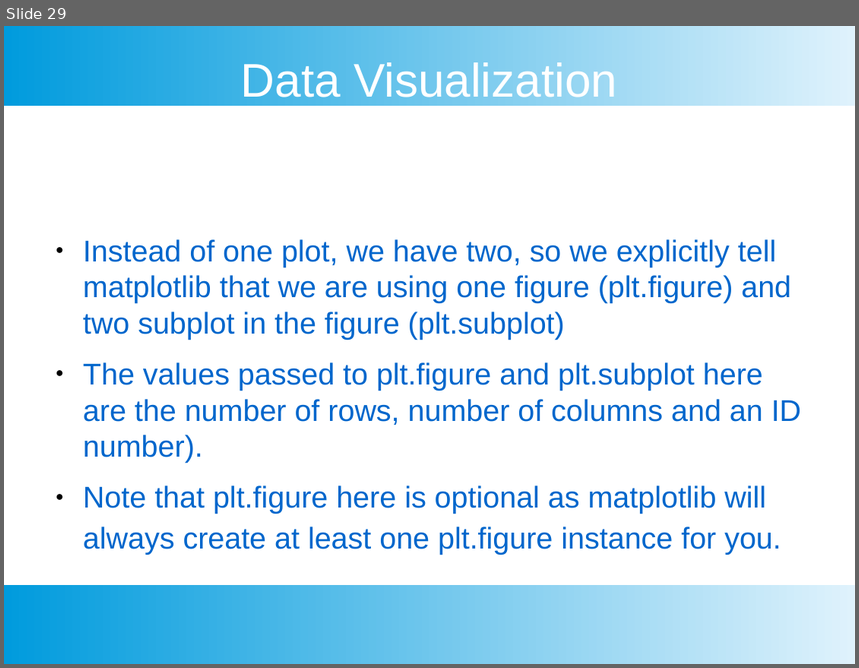
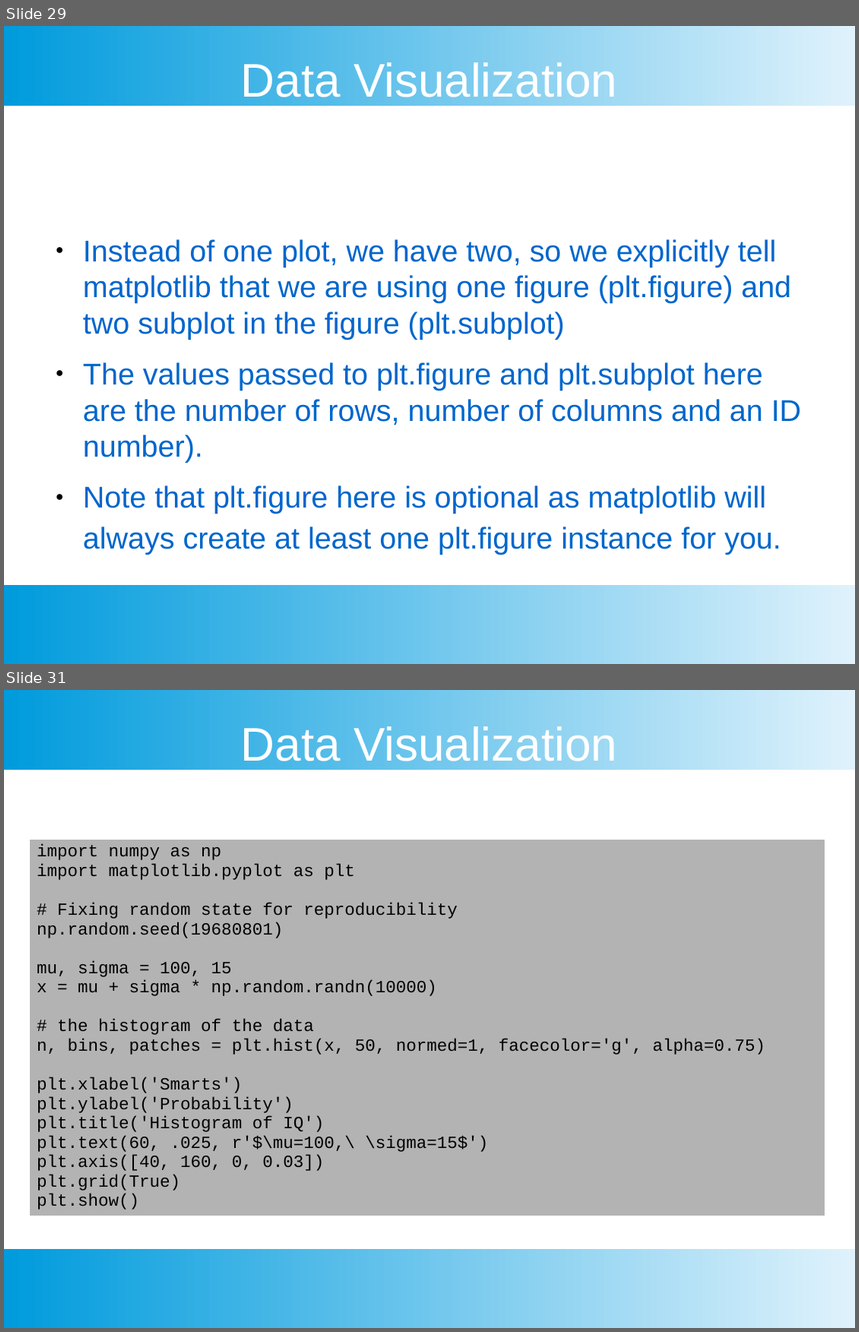
Before and after one commit to chankeypathak/CitiDataScience, a slide deck: docs/Module 3.pptx. Shown one above the other, each under a label of ours: slide 29 before the commit, slides 29 and 31 after it; the slides between them are not shown. The pictures are 859x668 and 859x1332 pixels, drawn with LibreOffice and Linux fonts; fonts in the diff are those of the drawing. Boxes give left, top, right and bottom in pixels: in the first picture for what was removed or moved away, otherwise in the second. Text is boxed around its words. In the diff, an @@ line names an element or a change of style, - is before the commit and + after.

Commit message:
Finished first draft of Module 3.  Module 2 reworked for Numpy and Pandas introductions

```diff
--- a/docs/Module 3.pptx
+++ b/docs/Module 3.pptx
@@ slide 31 added at [4,690,855,1328], background #FFFFFF; not listed: 2 template elements that a slide beside it also shows @@
@@ text added at [241,723,617,770], 44 pt, text #FFFFFF @@
+Data Visualization
@@ table added at [30,839,825,1213], 1 rows, 1 columns @@
+import numpy as np / import matplotlib.pyplot as plt / # Fixing random state for reproducibility / np.random.seed(19680801) / mu, sigma = 100, 15 / x = mu + sigma * np.random.randn(10000) / # the histogram of the data / n, bins, patches = plt.hist(x, 50, normed=1, facecolor='g', alpha=0.75) / plt.xlabel('Smarts') / plt.ylabel('Probability') / plt.title('Histogram of IQ') / plt.text(60, .025, r'$\mu=100,\ \sigma=15$') / plt.axis([40, 160, 0, 0.03]) / plt.grid(True) / plt.show()
```
Also in this commit, not shown: 5 slides changed, 13 other slides added, 31 slides removed, 3 other files.
